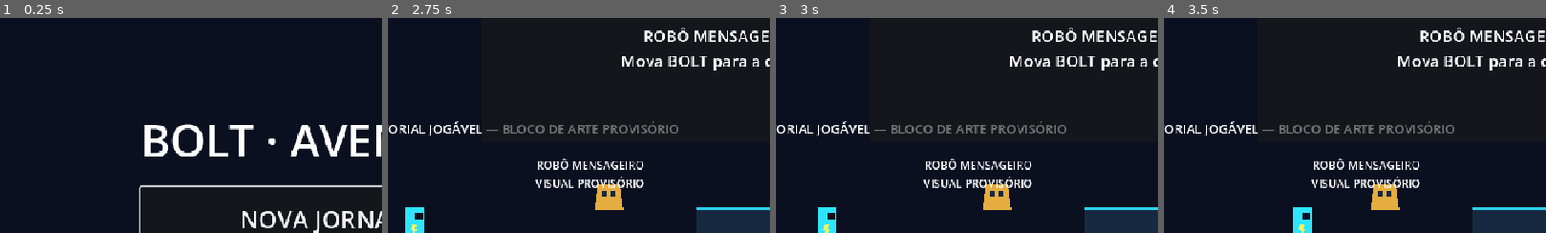
Above: before the commit, frames 1-4 (left to right).
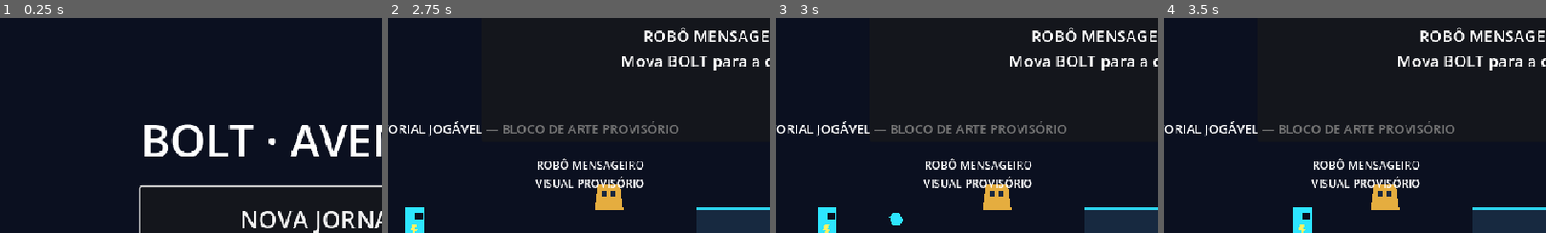
Above: after the commit, the same moments.

Repository: jyanzy19-yml/new-bolt-aventura
Game: Godot game, scene res://scenes/boot/boot.tscn
The game is run twice, just before and just after one commit, with the same random seed, the same clock (stepped at 60 frames per second) and the same inputs.
Inputs (mouse positions are % of the whole screen's width and height, from its top left):
- Up to frame 1 (0.25 s): no input
- Up to frame 2 (2.75 s): click "NOVA JORNADA" at 0.5 s; click "PULAR" at 1.25 s; click "COMEÇAR" at 2 s
- Up to frame 3 (3 s): tap Enter at 2.75 s; move the mouse to (72, 45) at 2.77 s; hold D (move_right) from 2.78 s (still down); tap J (attack) at 2.85 s; click (72, 45) at 2.92 s
- Up to frame 4 (3.5 s): keep holding D (move_right); tap Space (jump) at 3.02 s
The pictures show only the part of the screen within x 6-56%, y 4-54%; the shares and areas given below are measured in that part.

Frames 1-2 are identical in both runs. In frame 3, 0.2% of the frame differs, in the area x 29-34%, y 90-97%; in frame 4, nothing differs.

Commit message:
feat: attach chrono pistol combat component to player

Diff:
--- a/scenes/player/bolt.tscn
+++ b/scenes/player/bolt.tscn
@@ -1,8 +1,10 @@
-[gd_scene load_steps=5 format=3]
+[gd_scene load_steps=7 format=3]
 
 [ext_resource type="Script" path="res://scripts/player/bolt_player.gd" id="1_player"]
 [ext_resource type="Script" path="res://scripts/input/action_buffer.gd" id="2_buffer"]
 [ext_resource type="Resource" path="res://resources/player/bolt_tuning_provisional.tres" id="3_tuning"]
+[ext_resource type="Script" path="res://scripts/combat/bolt_combat.gd" id="4_combat"]
+[ext_resource type="PackedScene" path="res://scenes/combat/chrono_projectile.tscn" id="5_projectile"]
 
 [sub_resource type="RectangleShape2D" id="RectangleShape2D_body"]
 size = Vector2(24, 40)
@@ -35,6 +37,11 @@
 color = Color(1, 0.95, 0.4, 1)
 polygon = PackedVector2Array(-3, 2, 3, 2, 0, 8, 4, 8, -4, 18, -2, 10, -6, 10)
 
+[node name="Combat" type="Node" parent="."]
+unique_name_in_owner = true
+script = ExtResource("4_combat")
+projectile_scene = ExtResource("5_projectile")
+
 [node name="Camera" type="Camera2D" parent="."]
 unique_name_in_owner = true
 position_smoothing_enabled = true
